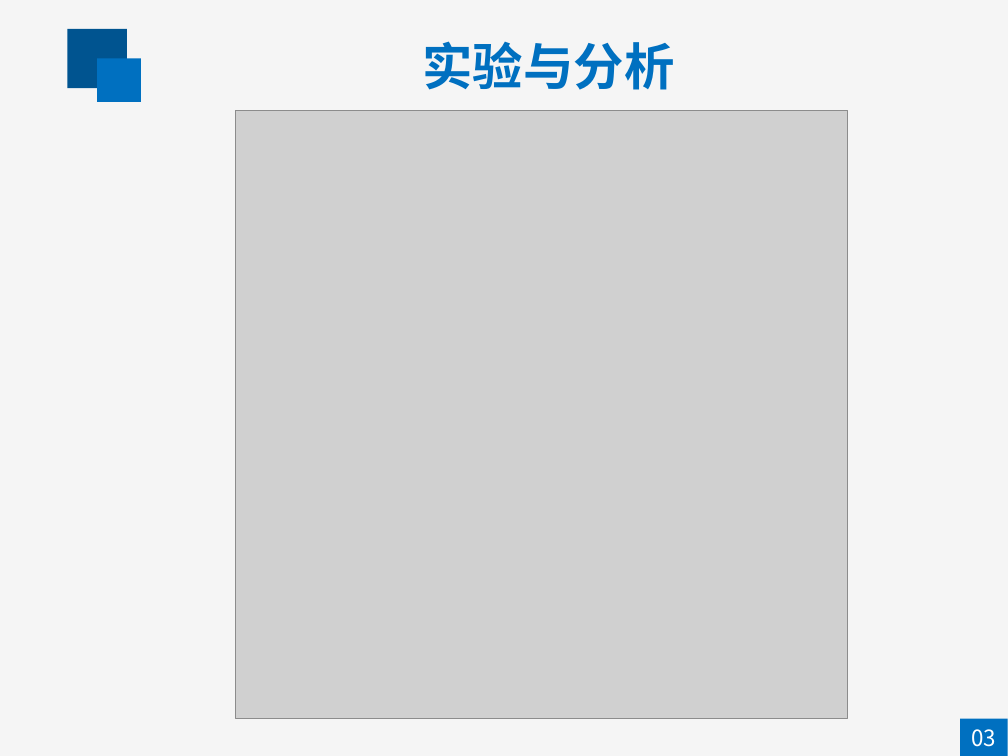
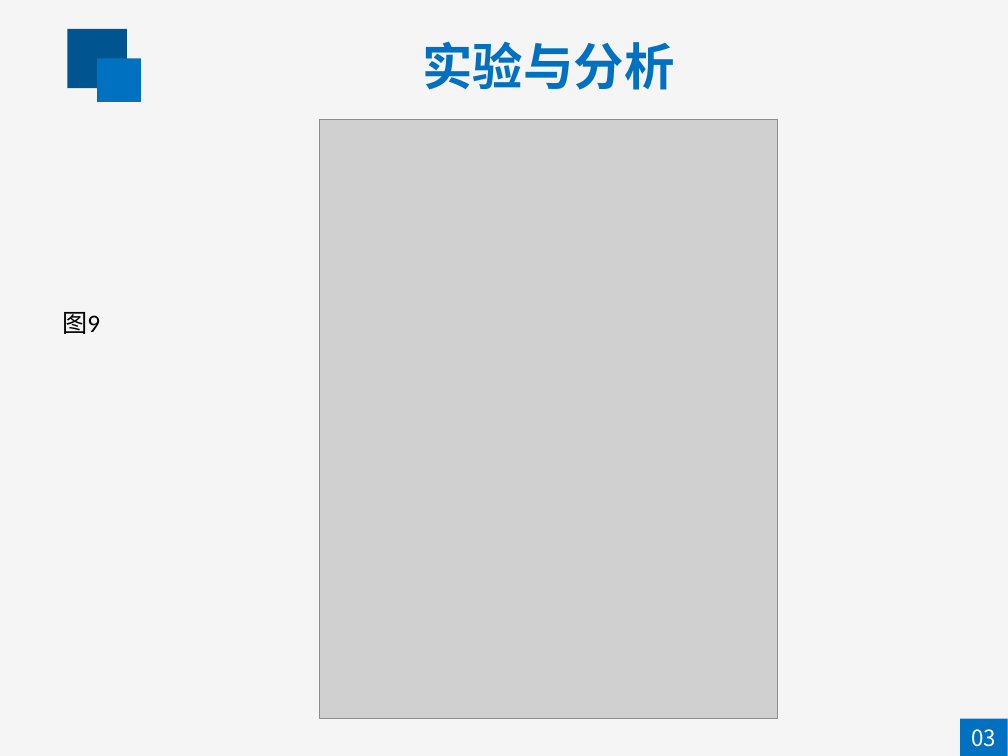
Before and after one commit to ZHuiLBo/PaperBK, a slide deck: slide 34 of 赵惠答辩（删）.pptx. Drawn at 1008x756 pixels with LibreOffice and Linux fonts; fonts in the diff are those of the drawing; grey boxes stand for pictures. Boxes give left, top, right and bottom in pixels: in the first picture for what was removed or moved away, otherwise in the second. Text is boxed around its words. In the diff, an @@ line names an element or a change of style, - is before the commit and + after.

Commit message:
图4-9

```diff
--- a/赵惠答辩（删）.pptx
+++ b/赵惠答辩（删）.pptx
@@ picture: place and size @@
-picture at box(236, 110, 849, 718)
+picture at box(320, 120, 777, 719)
@@ text added at box(62, 312, 100, 334), 18 pt, text #000000 @@
+图9
```
